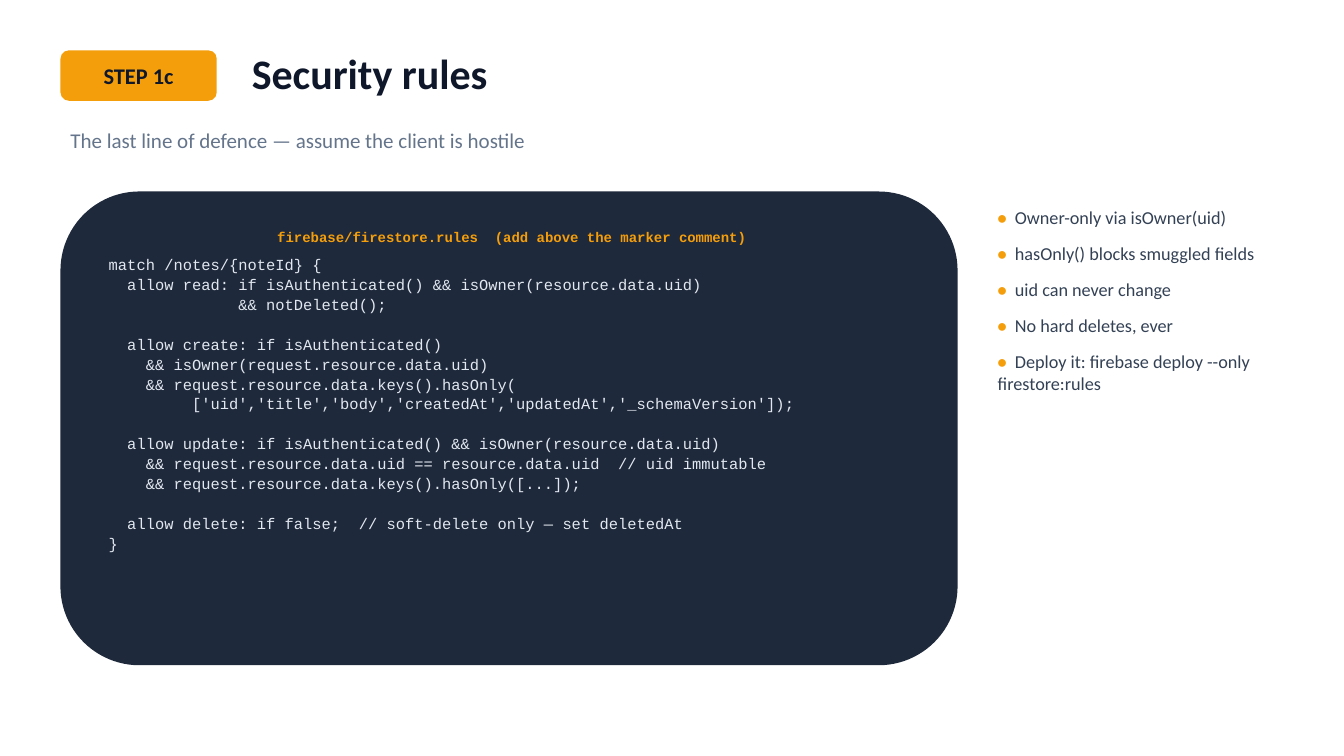
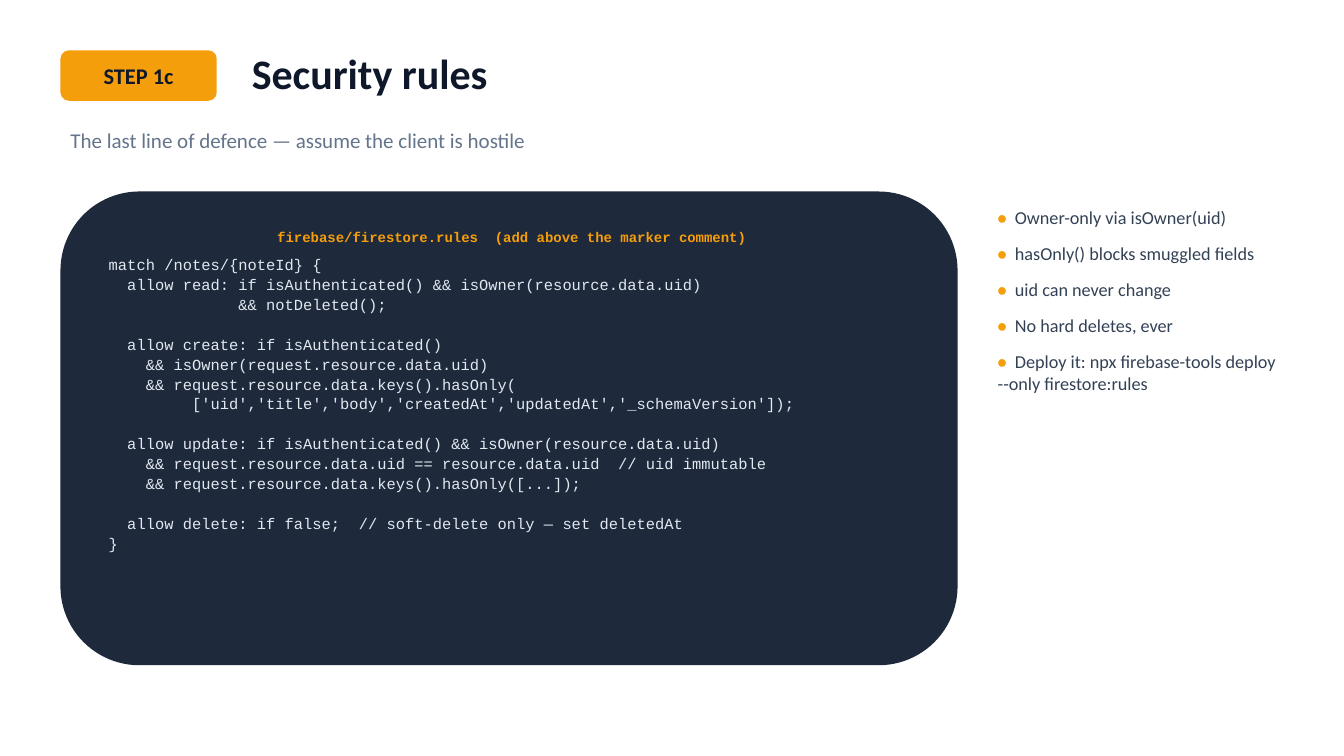
Before and after one commit to AEX8/team9-garage-boilerplate, a slide deck: slide 5 of docs/notes-feature-tutorial.pptx. Drawn at 1344x756 pixels with LibreOffice and Linux fonts; fonts in the diff are those of the drawing. Boxes give left, top, right and bottom in pixels: in the first picture for what was removed or moved away, otherwise in the second. Text is boxed around its words. In the diff, an @@ line names an element or a change of style, - is before the commit and + after.

Commit message:
fix: slide decks missed enabling Firestore, plus leftover develop/tutorial refs (#12)
- Setup slide never told students to enable Auth/Firestore, only "create
  a project" + "paste config" — the exact gap the markdown docs already
  covered, just missed when the decks were built.
- Several slides still said "PR into develop" and referenced the old
  combined COPY-PASTE-TUTORIAL.md (split into SETUP.md + FEATURE.md
  since then) — leftover from before the git workflow simplification
  and tutorial split.
- Two "firebase deploy" commands were missing the npx firebase-tools
  prefix fix that was already applied everywhere else.

```diff
--- a/docs/notes-feature-tutorial.pptx
+++ b/docs/notes-feature-tutorial.pptx
@@ text at box(998, 355, 1276, 393): text changed @@
-• Deploy it: firebase deploy --only firestore:rules
+• Deploy it: npx firebase-tools deploy --only firestore:rules
```
Also in this commit, not shown: 3 other slides changed, 1 other file.
